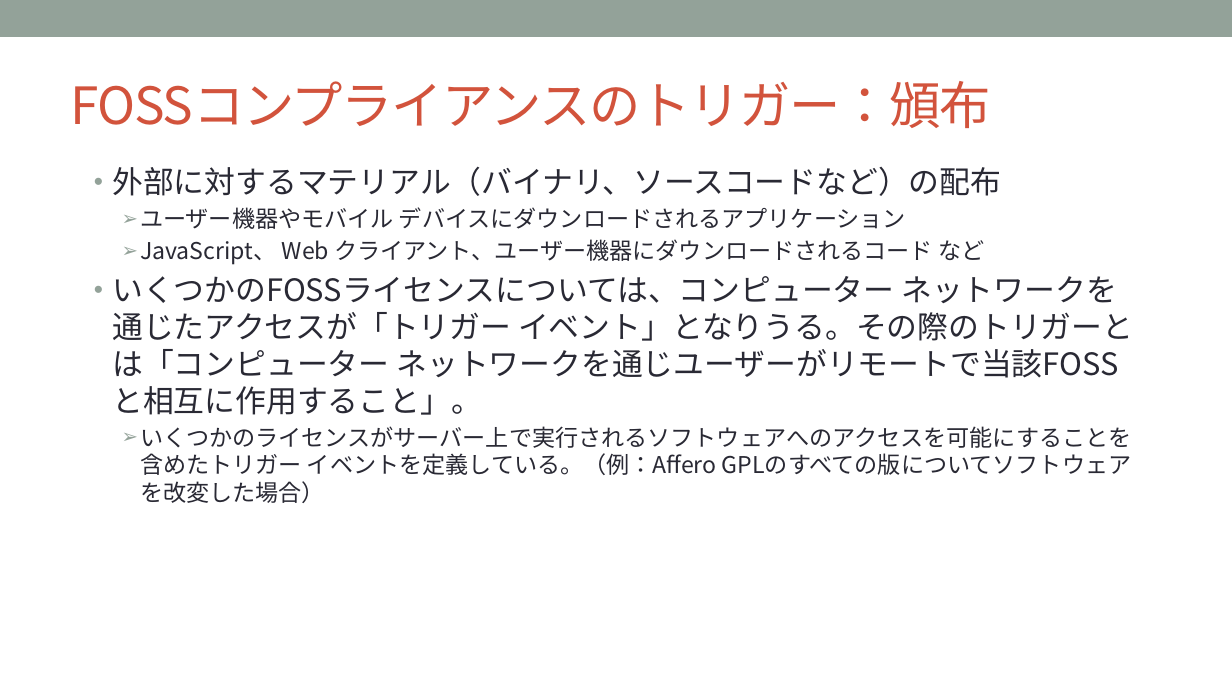
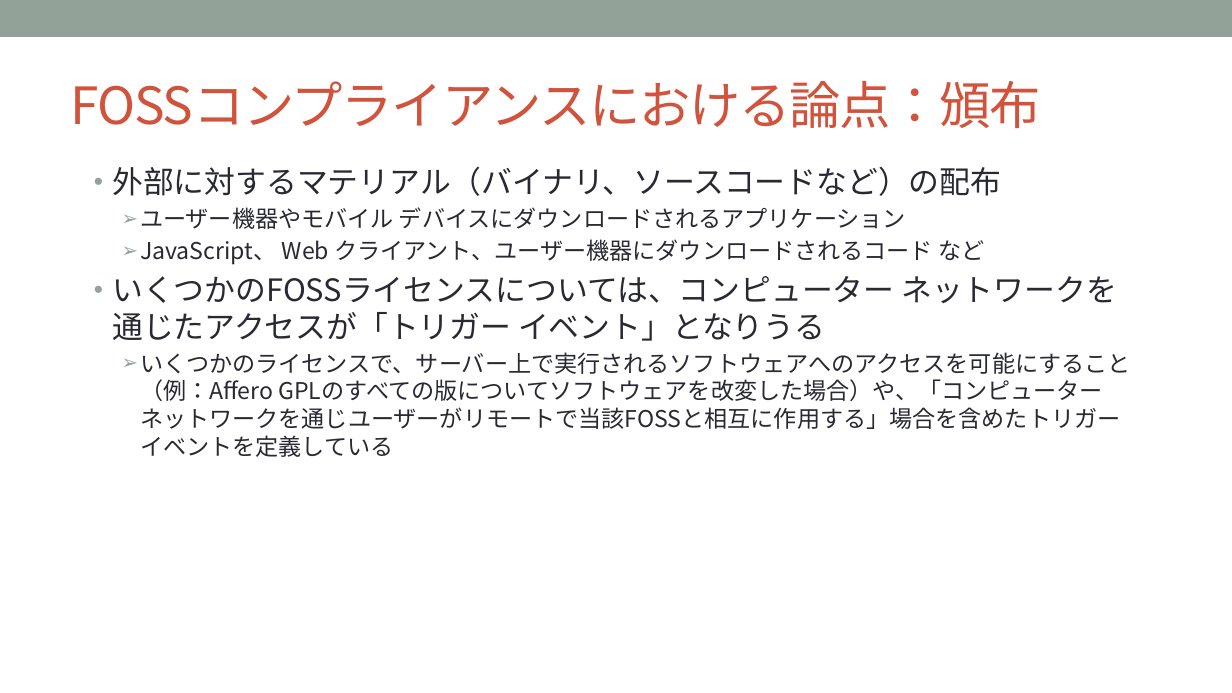
Before and after one commit to OpenChain-Project/Curriculum-Translation-JP, a slide deck: slide 29 of REVIEW/Version_for_v1.1/openchain-curriculum-for-1-1_JP_review_tani.pptx (slide 30 before the commit). Drawn at 1232x693 pixels with LibreOffice and Linux fonts; fonts in the diff are those of the drawing; background and template pictures are left out. Boxes give left, top, right and bottom in pixels: in the first picture for what was removed or moved away, otherwise in the second. Text is boxed around its words. In the diff, an @@ line names an element or a change of style, - is before the commit and + after.

```diff
--- a/REVIEW/Version_for_v1.1/openchain-curriculum-for-1-1_JP_review_tani.pptx
+++ b/REVIEW/Version_for_v1.1/openchain-curriculum-for-1-1_JP_review_tani.pptx
@@ title at bbox=[71, 81, 1041, 128]: text changed @@
-FOSSコンプライアンスのトリガー：頒布
+FOSSコンプライアンスにおける論点：頒布
@@ text at bbox=[112, 276, 1131, 457]: text changed; size 24 to 18 pt @@
-• いくつかのFOSSライセンスについては、コンピューター ネットワークを通じたアクセスが「トリガー イベント」となりうる。その際のトリガーとは「コンピューター ネットワークを通じユーザーがリモートで当該FOSSと相互に作用すること」。
-  ➢ いくつかのライセンスがサーバー上で実行されるソフトウェアへのアクセスを可能にすることを含めたトリガー イベントを定義している。（例：Affero GPLのすべての版についてソフトウェアを改変した場合）
+• いくつかのFOSSライセンスについては、コンピューター ネットワークを通じたアクセスが「トリガー イベント」となりうる
+  ➢ いくつかのライセンスで、サーバー上で実行されるソフトウェアへのアクセスを可能にすること（例：Affero GPLのすべての版についてソフトウェアを改変した場合）や、「コンピューター ネットワークを通じユーザーがリモートで当該FOSSと相互に作用する」場合を含めたトリガー イベントを定義している
```
Also in this commit, not shown: 12 other slides changed, 2 slides added, 2 slides removed.
